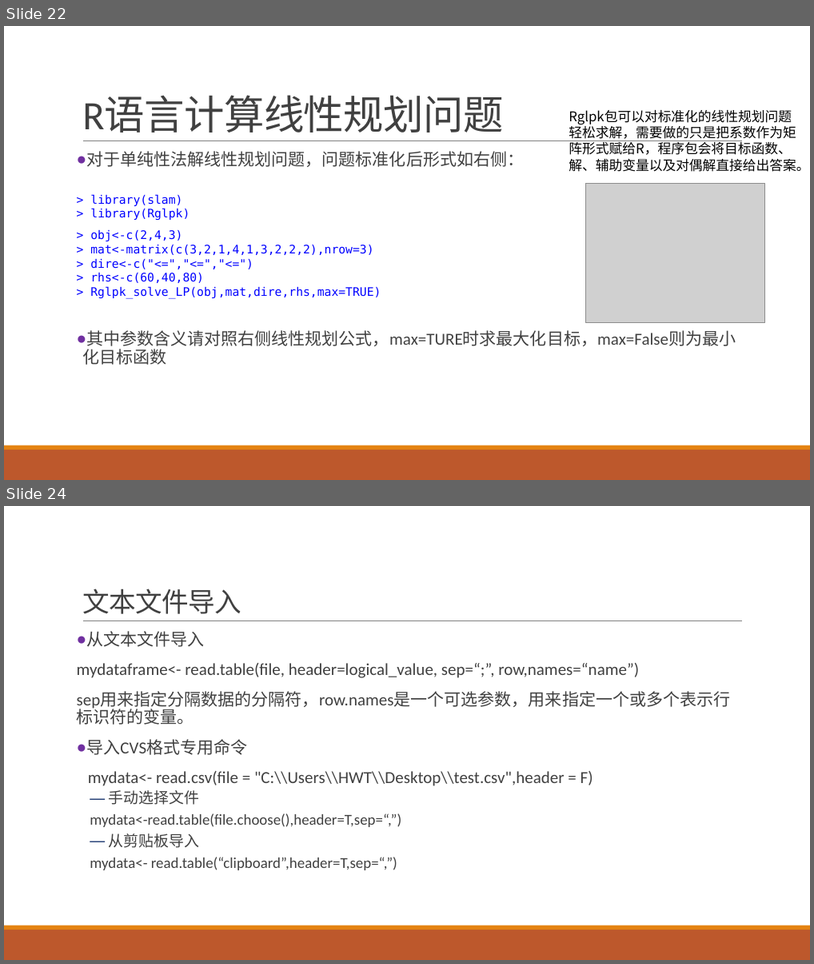
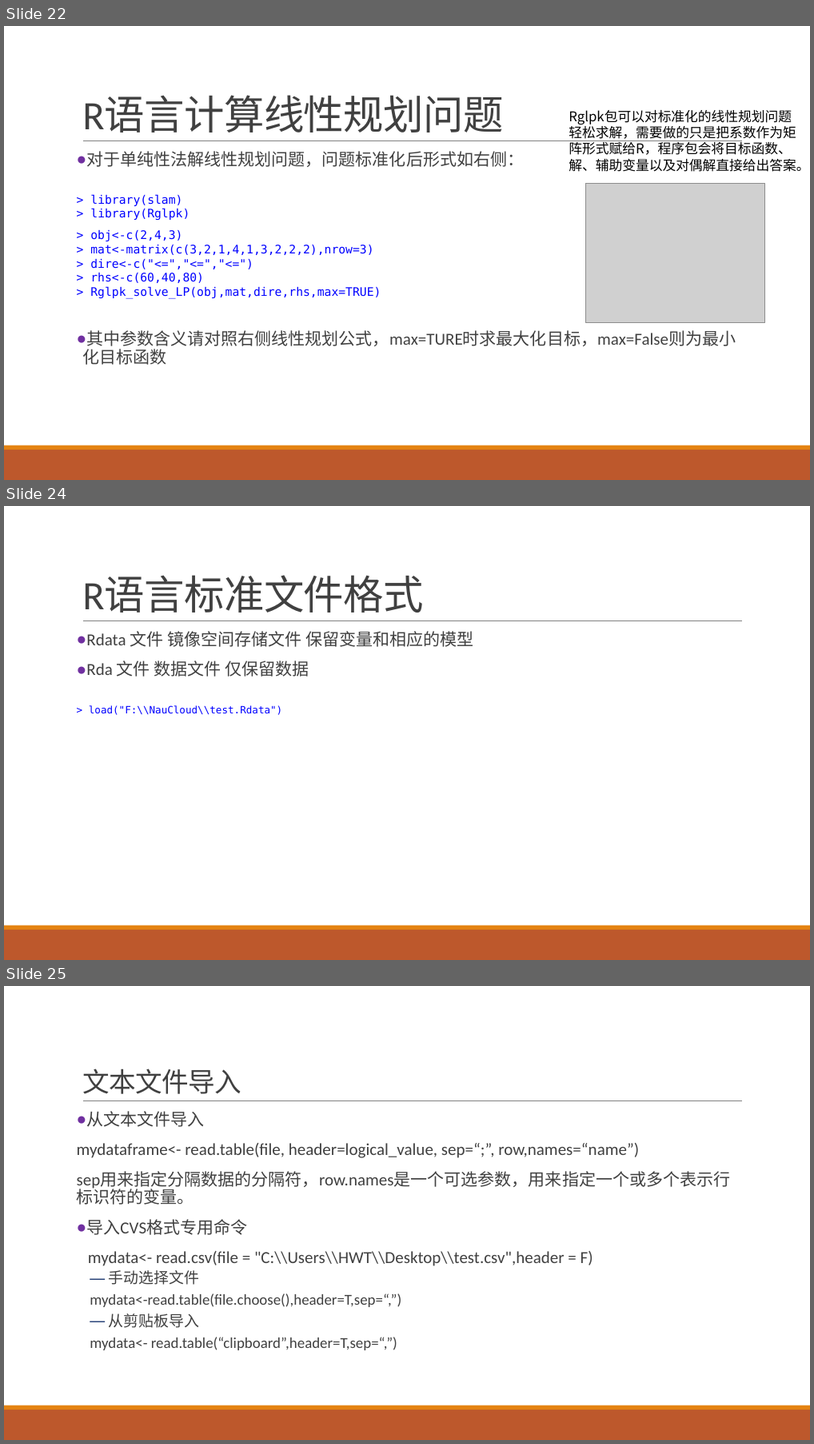
Before and after one commit to exoplanetX/DataAnalytics, a slide deck: 实验2-变量-导入和包.pptx. Shown one above the other, each under a label of ours: slides 22 and 24 before the commit, slides 22, 24 and 25 after it; the slides between them are not shown. The pictures are 814x964 and 814x1444 pixels, drawn with LibreOffice and Linux fonts; fonts in the diff are those of the drawing; grey boxes stand for pictures. Boxes give left, top, right and bottom in pixels: in the first picture for what was removed or moved away, otherwise in the second. Text is boxed around its words. In the diff, an @@ line names an element or a change of style, - is before the commit and + after.

Commit message:
Add files via upload
增加一种R语言的数据保存格式，添加说明

```diff
--- a/实验2-变量-导入和包.pptx
+++ b/实验2-变量-导入和包.pptx
@@ slide 24 added at (4, 506, 810, 960), background #FFFFFF; not listed: 3 template elements that a slide beside it also shows @@
@@ title added at (82, 576, 424, 612), 48 pt, text #404040 @@
+R语言标准文件格式
@@ text added at (86, 631, 474, 676), 20 pt, text #404040 @@
+● Rdata 文件 镜像空间存储文件 保留变量和相应的模型
+● Rda 文件 数据文件 仅保留数据
@@ rectangle added at (77, 704, 286, 716), fill #FFFFFF, 12 pt, text #0000FF @@
+> load("F:\\NauCloud\\test.Rdata")
@@ what was slide 24 is now slide 25 @@
```
Also in this commit, not shown: 2 slides changed.
